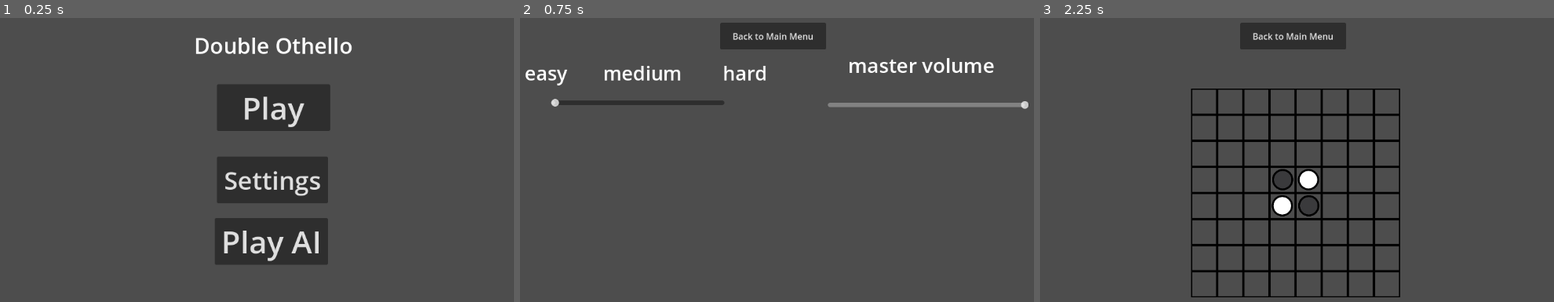
Above: before the commit, frames 1-3 (left to right).
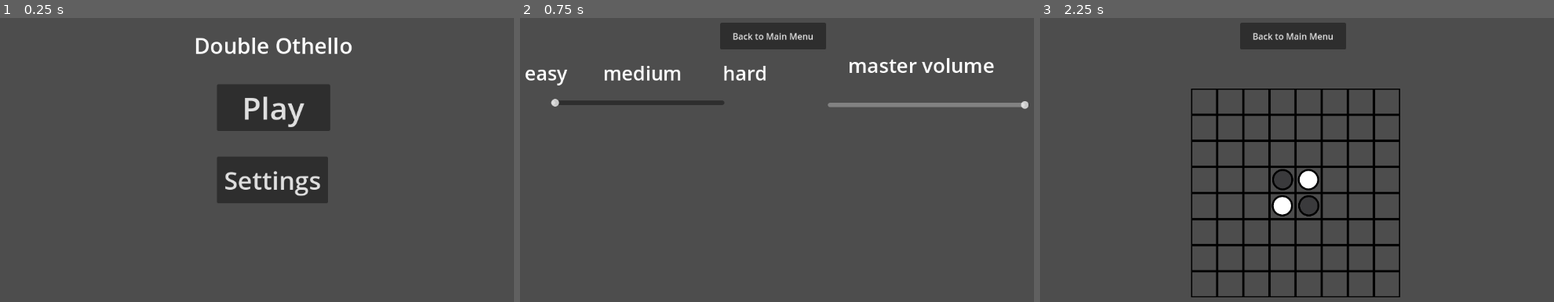
Above: after the commit, the same moments.

Repository: OGSteinglass/FinalProjectEPSGame
Game: Godot game, scene res://main_screen.tscn
Two runs of this game, one before a commit and one after it. Both use one fixed random seed, a clock stepped at 60 frames per second and the inputs below.
Inputs:
- Up to frame 1 (0.25 s): no input
- Up to frame 2 (0.75 s): click "Settings" at 0.5 s
- Up to frame 3 (2.25 s): click "Back to Main Menu" at 1.25 s; click "Play" at 2 s

The runs differ from the first frame. In frame 1, 3.5% of the frame differs, in the area x 41-64%, y 70-87%; in frame 2, nothing differs; in frame 3, nothing differs.

Commit message:
removed playAI button

Diff:
--- a/godot_project/main_screen.tscn
+++ b/godot_project/main_screen.tscn
@@ -22,14 +22,6 @@
 text = "Play"
 script = ExtResource("1_dmicf")
 
-[node name="Play Ai Button" type="Button" parent="."]
-offset_left = 471.0
-offset_top = 391.0
-offset_right = 679.0
-offset_bottom = 477.0
-theme_override_font_sizes/font_size = 57
-text = "Play AI"
-
 [node name="Settings" type="Button" parent="."]
 offset_left = 475.0
 offset_top = 278.0
